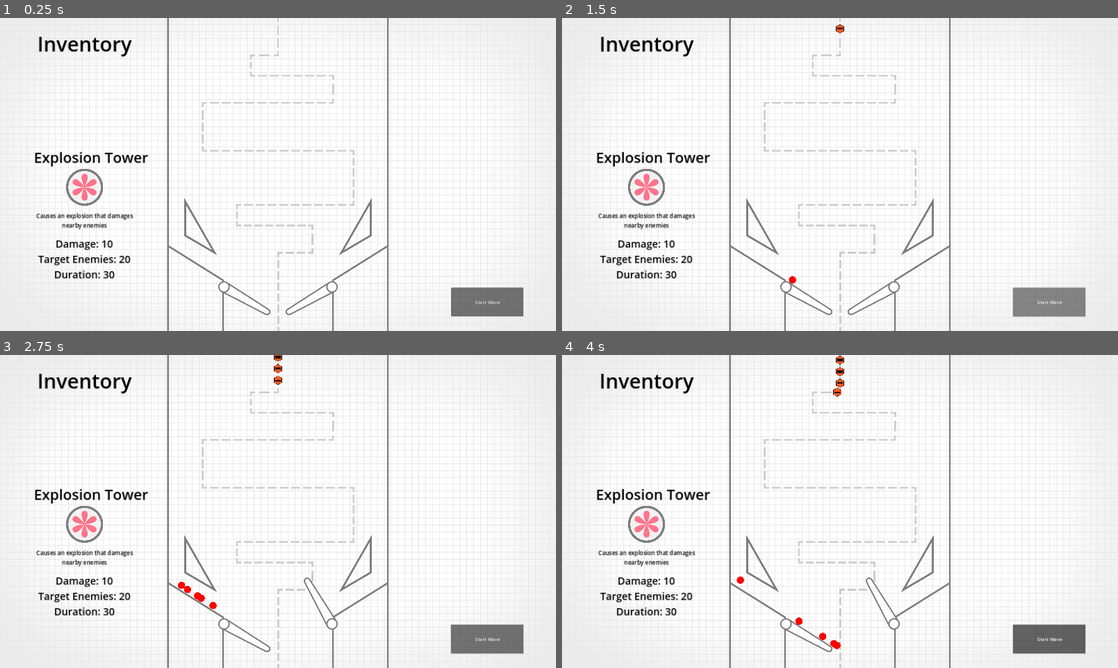
Above: before the commit, frames 1-4 (two rows, left to right).
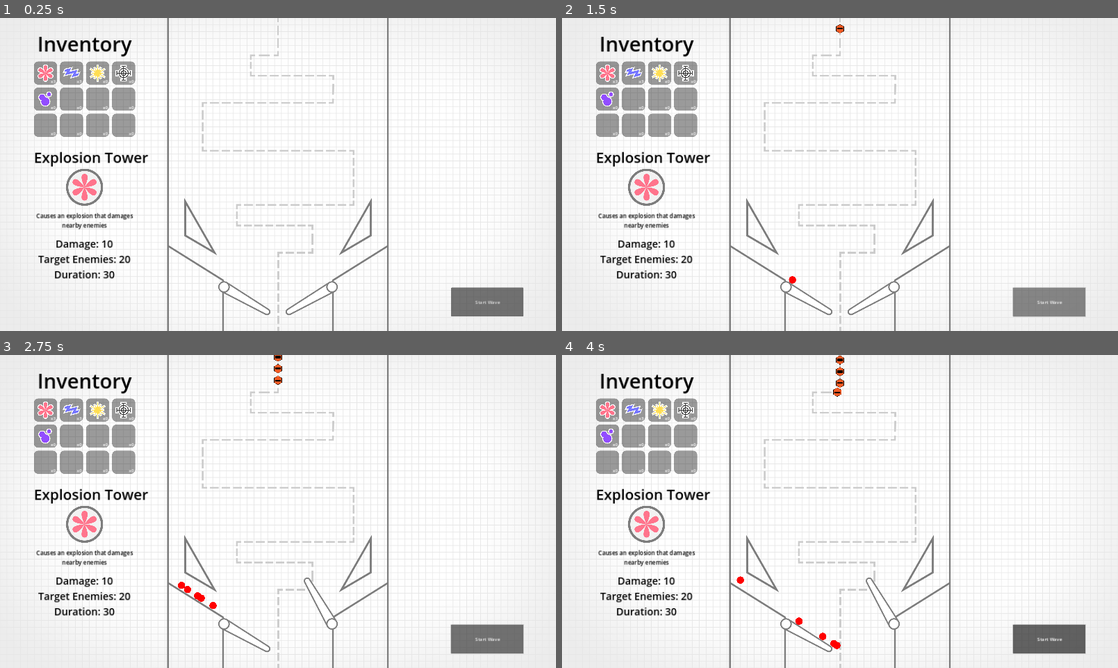
Above: after the commit, the same moments.

Repository: cxhuy/ptd
Game: Godot game, scene res://scenes/game.tscn
The game is run twice, just before and just after one commit, with the same random seed, the same clock (stepped at 60 frames per second) and the same inputs.
Inputs (mouse positions are in pixels of both pictures, inside the frame that each line leads up to):
- Up to frame 1 (0.25 s): no input
- Up to frame 2 (1.5 s): click "Start Wave" at 0.5 s; click "Start Wave" at 1.25 s
- Up to frame 3 (2.75 s): tap Enter at 2 s; move the mouse to (400, 495) at 2.02 s; hold / (rightFlip) from 2.03 s (still down); hold Space (addBall) from 2.03 s (still down); click (400, 495) at 2.17 s
- Up to frame 4 (4 s): move the mouse to (728, 527) at 2.77 s; release / (rightFlip) at 2.78 s; release Space (addBall) at 2.78 s; hold Z (leftFlip) 2.78-3.53 s; tap Space (addBall) at 2.85 s; move the mouse to (895, 442) at 3.52 s; hold / (rightFlip) from 3.53 s (still down); hold Space (addBall) from 3.53 s (still down)

The runs differ from the first frame. In frame 1, 3.4% of the frame differs, in the area x 6-25%, y 13-38%; in frame 2, 3.4%; in frame 3, 3.4%; in frame 4, 3.4%.
Error before the commit: Cannot call method 'add_child' on a null value. (res://scripts/ui.gd:12)

Commit message:
fix: fix reference for inventory flow container

Diff:
--- a/scripts/ui.gd
+++ b/scripts/ui.gd
@@ -9,4 +9,4 @@
 		var tower = load("res://scenes/tower/tower" + str(i + 1) + "/tower" + str(i + 1) + ".tscn")
 		towerAddInstance.tower = tower
 		towerAddInstance.towerId = i + 1
-		$Panel/FlowContainer.add_child(towerAddInstance)
+		$Panel/Inventory.add_child(towerAddInstance)
